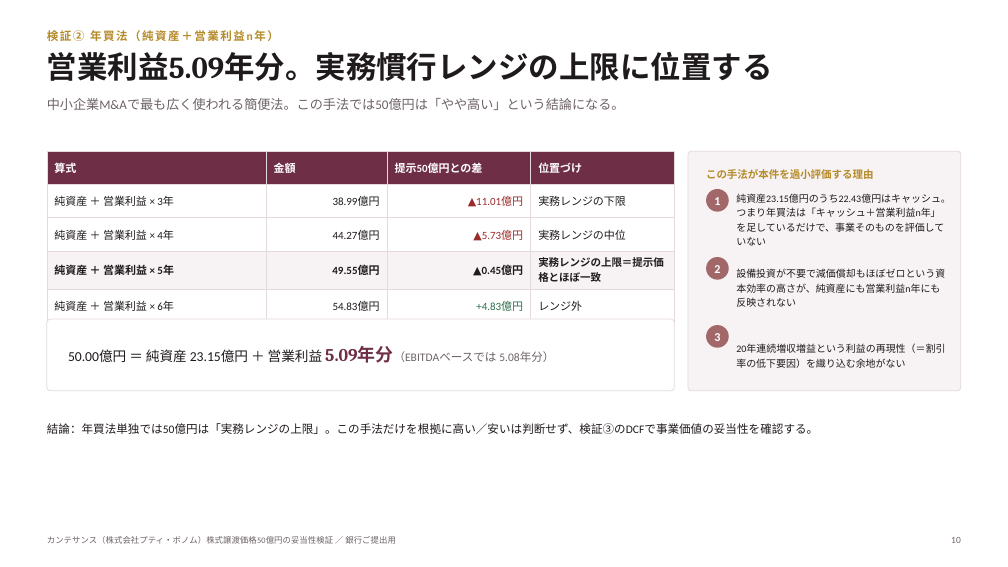
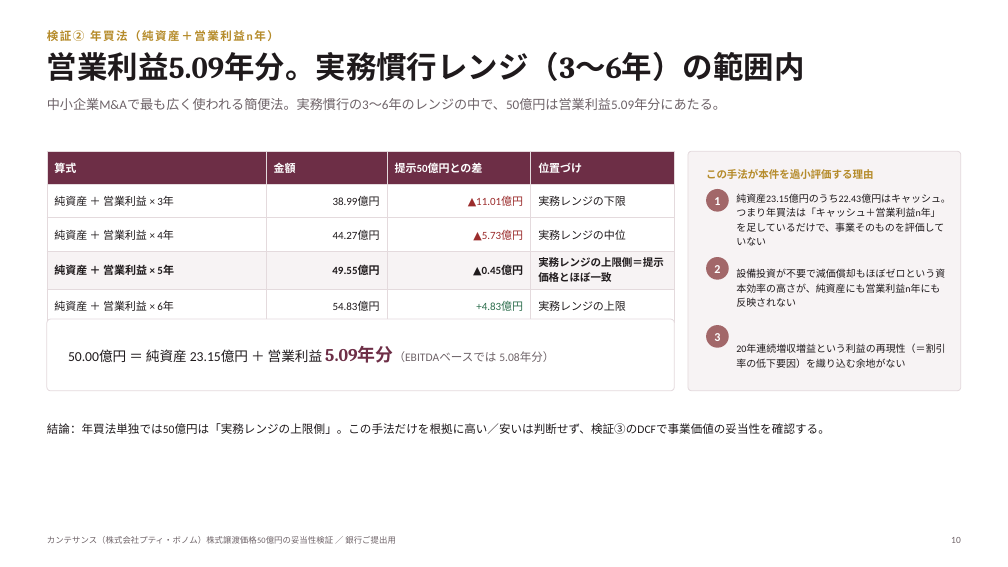
Before and after one commit to nakano-winebank/wine-auction, a slide deck: slide 10 of M&A/カンテサンス/カンテサンス_株式譲渡価格50億円_妥当性検証.pptx. Drawn at 1008x567 pixels with LibreOffice and Linux fonts; fonts in the diff are those of the drawing. Boxes give left, top, right and bottom in pixels: in the first picture for what was removed or moved away, otherwise in the second. Text is boxed around its words. In the diff, an @@ line names an element or a change of style, - is before the commit and + after.

```diff
--- a/M&A/カンテサンス/カンテサンス_株式譲渡価格50億円_妥当性検証.pptx
+++ b/M&A/カンテサンス/カンテサンス_株式譲渡価格50億円_妥当性検証.pptx
@@ text at (47,52,805,81): text changed @@
-営業利益5.09年分。実務慣行レンジの上限に位置する
+営業利益5.09年分。実務慣行レンジ（3〜6年）の範囲内
@@ text at (47,98,726,110): text changed @@
-中小企業M&Aで最も広く使われる簡便法。この手法では50億円は「やや高い」という結論になる。
+中小企業M&Aで最も広く使われる簡便法。実務慣行の3〜6年のレンジの中で、50億円は営業利益5.09年分にあたる。
@@ table at (47,151,675,315) @@
-row 4, column 4: 実務レンジの上限＝提示価格とほぼ一致
+row 4, column 4: 実務レンジの上限側＝提示価格とほぼ一致
-row 5, column 4: レンジ外
+row 5, column 4: 実務レンジの上限
@@ text at (47,423,830,434): text changed @@
-結論：年買法単独では50億円は「実務レンジの上限」。この手法だけを根拠に高い／安いは判断せず、検証③のDCFで事業価値の妥当性を確認する。
+結論：年買法単独では50億円は「実務レンジの上限側」。この手法だけを根拠に高い／安いは判断せず、検証③のDCFで事業価値の妥当性を確認する。
```
Also in this commit, not shown: 5 other slides changed, 2 slides added, 1 slide removed, 2 other files.
